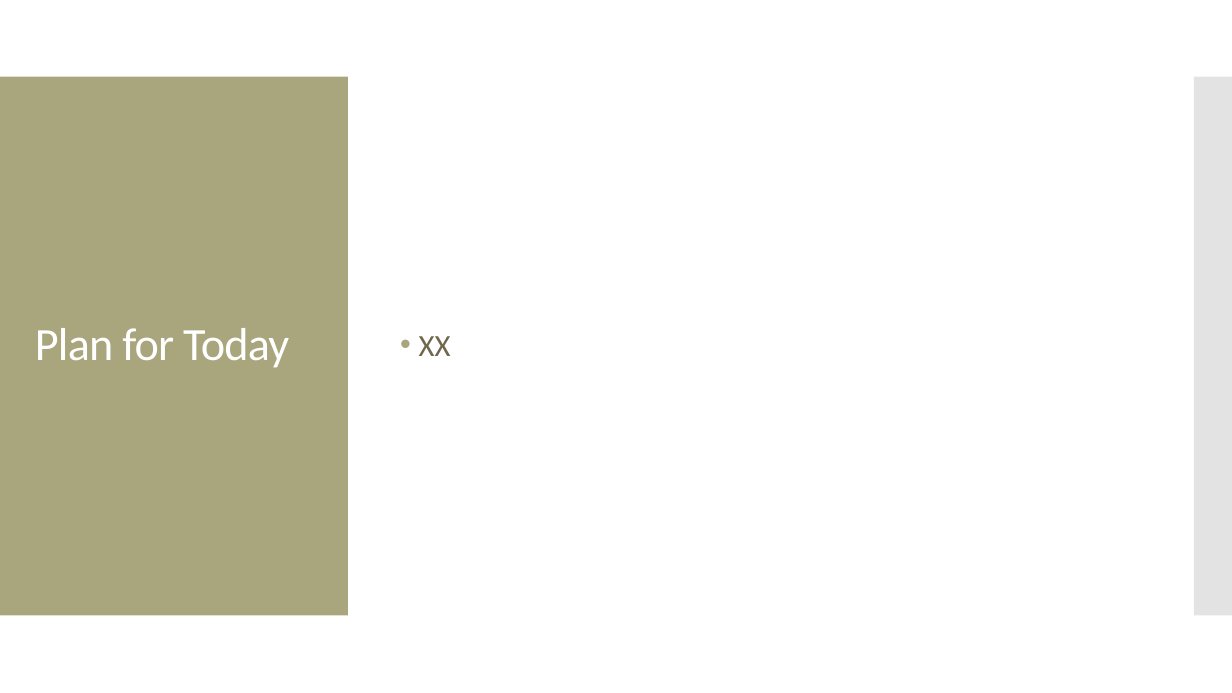
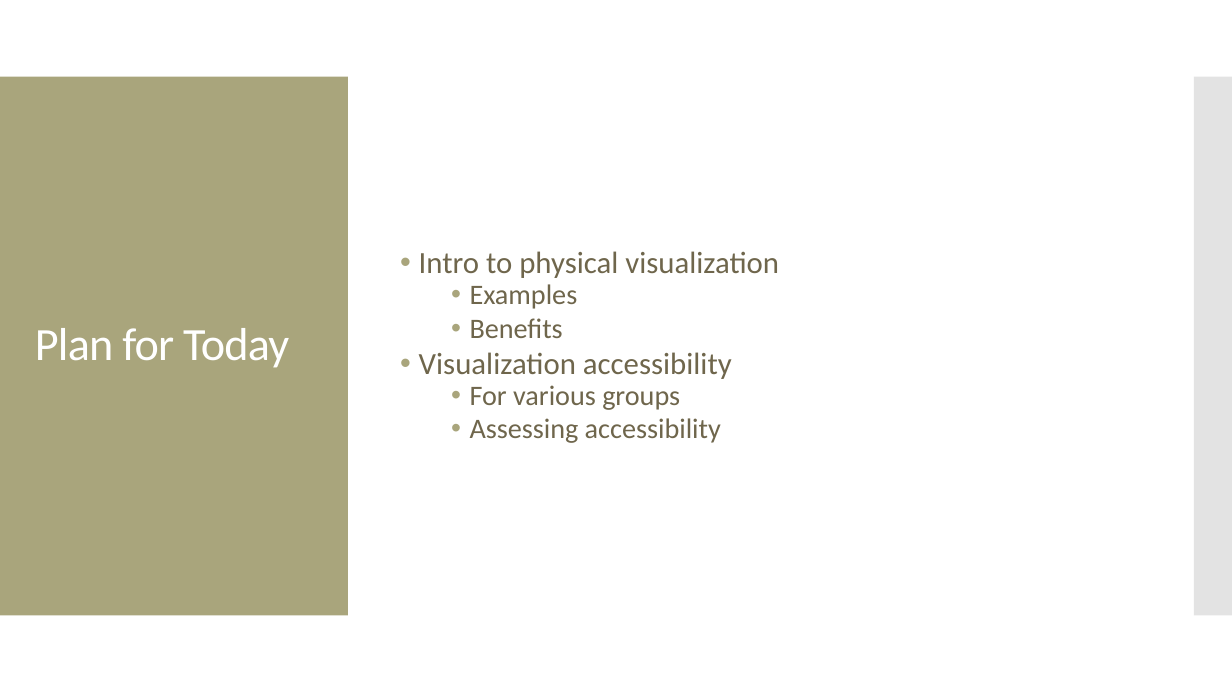
Before and after one commit to amosca01/SDS-CSC109, a slide deck: slide 2 of slides/12-physical-vis-accessibility.pptx. Drawn at 1232x693 pixels with LibreOffice and Linux fonts; fonts in the diff are those of the drawing. Boxes give left, top, right and bottom in pixels: in the first picture for what was removed or moved away, otherwise in the second. Text is boxed around its words. In the diff, an @@ line names an element or a change of style, - is before the commit and + after.

```diff
--- a/slides/12-physical-vis-accessibility.pptx
+++ b/slides/12-physical-vis-accessibility.pptx
@@ text at <box>419,251,779,443</box>: text changed @@
-• XX
+• Intro to physical visualization
+  • Examples
+  • Benefits
+• Visualization accessibility
+  • For various groups
+  • Assessing accessibility
```
Also in this commit, not shown: 27 slides added, 4 other files.
